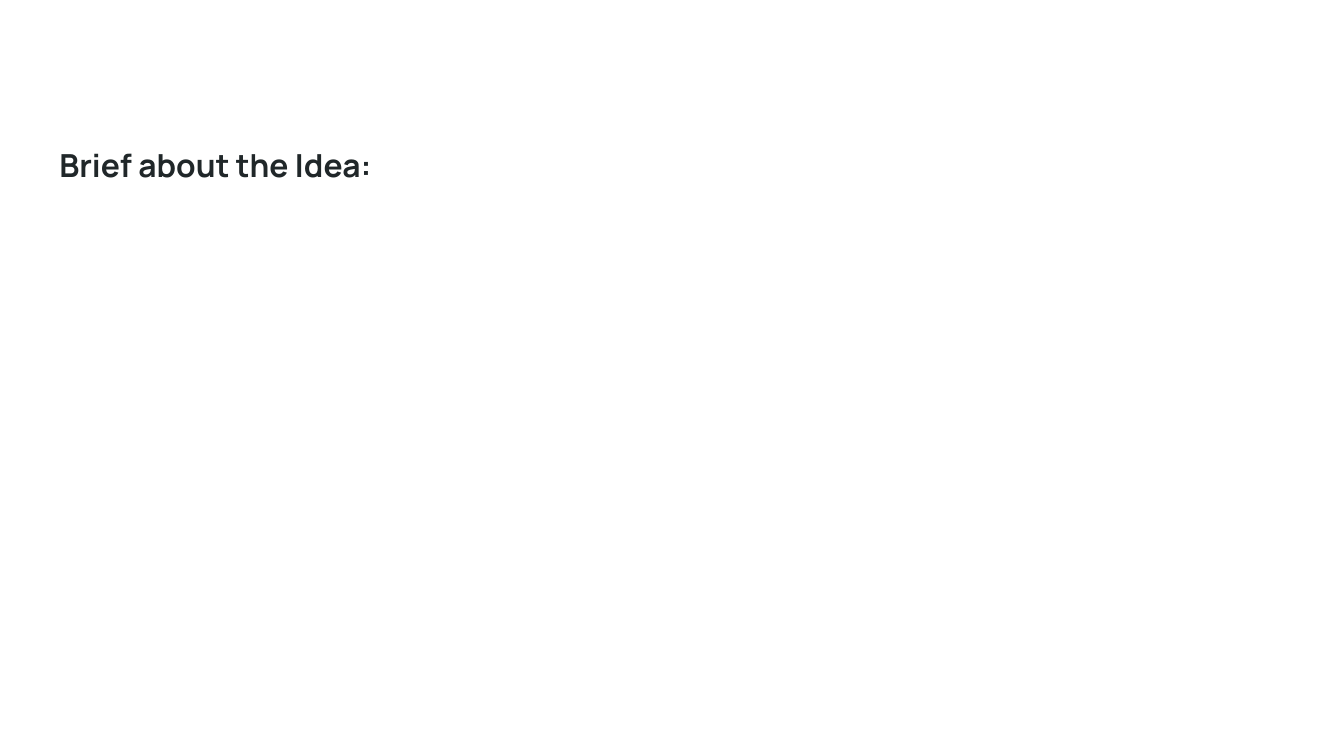
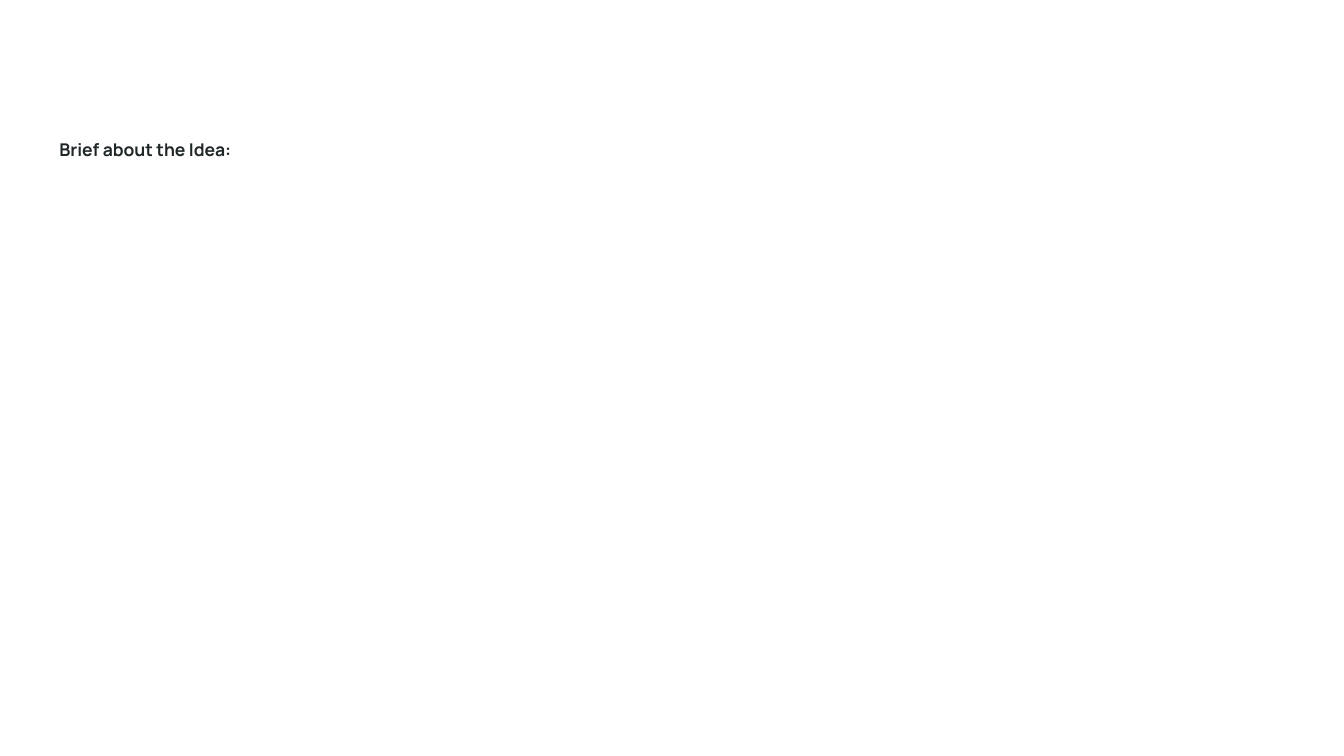
Before and after one commit to sandeepudeg/updated_ure, a slide deck: slide 2 of Prototype Development Submission _ AWS AI for Bharat Hackathon.pptx. Drawn at 1344x756 pixels with LibreOffice and Linux fonts; fonts in the diff are those of the drawing; background and template pictures are left out. Boxes give left, top, right and bottom in pixels: in the first picture for what was removed or moved away, otherwise in the second. Text is boxed around its words. In the diff, an @@ line names an element or a change of style, - is before the commit and + after.

```diff
--- a/Prototype Development Submission _ AWS AI for Bharat Hackathon.pptx
+++ b/Prototype Development Submission _ AWS AI for Bharat Hackathon.pptx
@@ text "Brief about the Idea:" at (59,143,231,157): size 17 to 9.4 pt; line spacing 1.15 to 0.95 @@
```
Also in this commit, not shown: 2 other slides changed, 4 other files.
